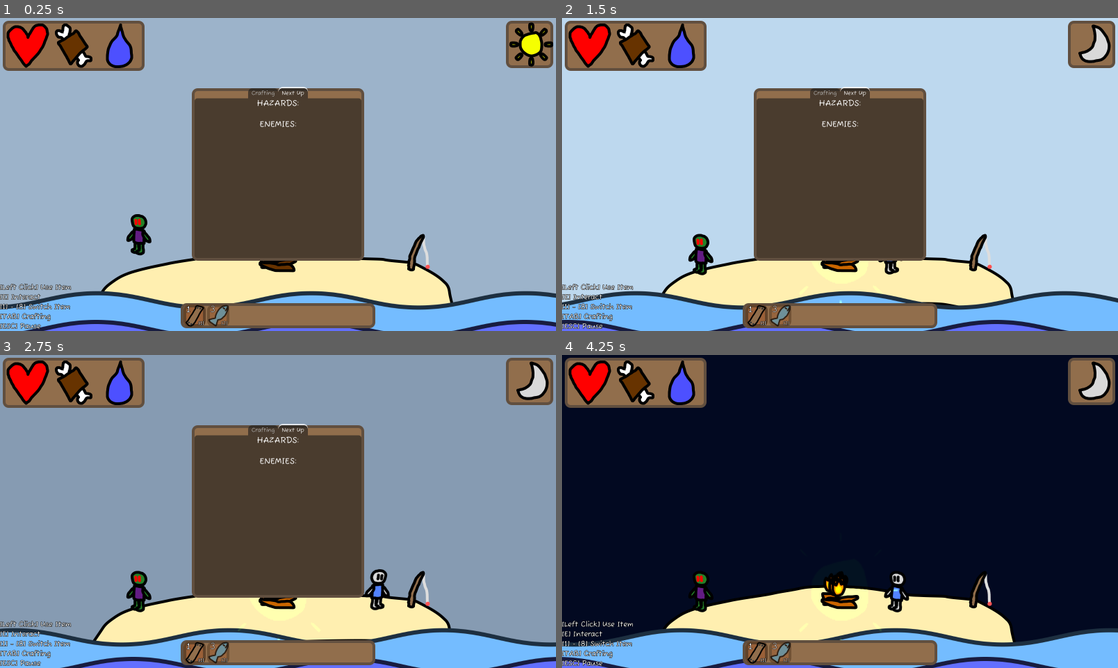
Above: before the commit, frames 1-4 (two rows, left to right).
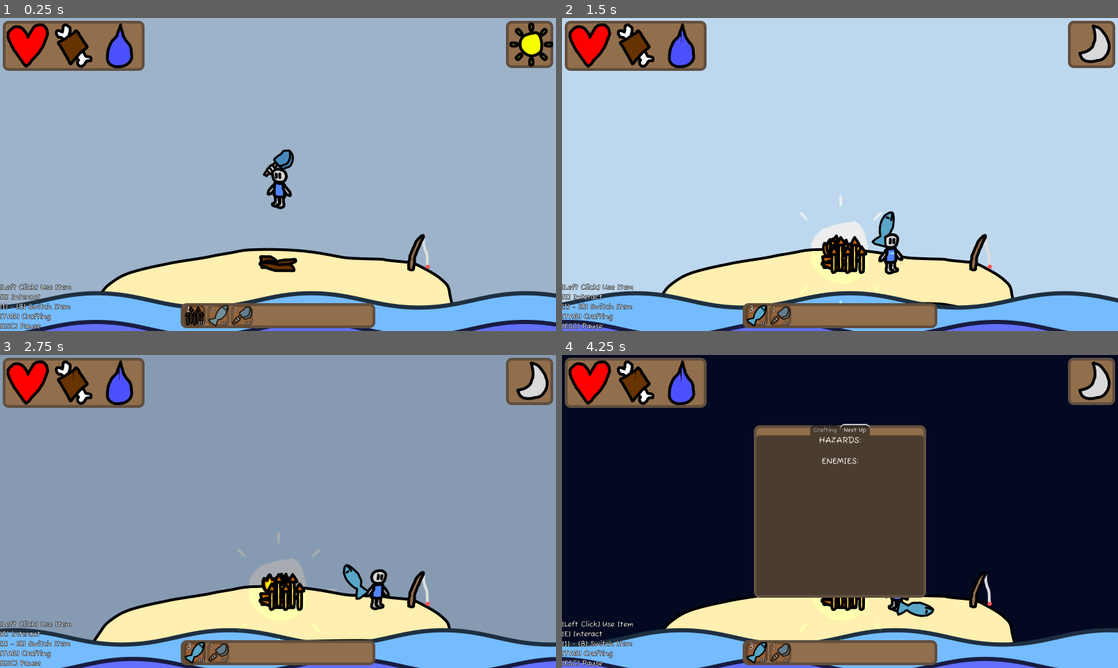
Above: after the commit, the same moments.

Repository: ToasterPanic/stranded
Game: Godot game, scene res://scenes/game.tscn
Same seed, same stepped clock (60 frames per second), same inputs: the game is played once before the commit and once after it.
Inputs (mouse positions are in pixels of both pictures, inside the frame that each line leads up to):
- Up to frame 1 (0.25 s): no input
- Up to frame 2 (1.5 s): tap Enter at 0.5 s; move the mouse to (962, 158) at 0.52 s; hold D (move_right) 0.53-1.28 s; tap E (interact) at 0.6 s; click (962, 158) at 0.8 s; move the mouse to (728, 190) at 1.27 s; hold S (move_down) from 1.28 s (still down); click (728, 190) at 1.35 s
- Up to frame 3 (2.75 s): tap E (interact) at 1.55, 2.1 s; move the mouse to (333, 442) at 2.02 s; release S (move_down) at 2.03 s; hold D (move_right) from 2.03 s (still down); click (333, 442) at 2.3 s
- Up to frame 4 (4.25 s): move the mouse to (812, 574) at 2.77 s; release D (move_right) at 2.78 s; hold W (move_up) 2.78-3.53 s; click (812, 574) at 2.85 s; tap E (interact) at 3.05 s; move the mouse to (1006, 558) at 3.52 s; hold A (move_left) from 3.53 s (still down); tap Alt at 3.6 s; click (1006, 558) at 3.8 s; tap Tab (inventory) at 4.15 s

The runs differ from the first frame. In frame 1, 18% of the frame differs, in the area x 22-66%, y 22-99%; in frame 2, 18%; in frame 3, 18%; in frame 4, 18%, in the area x 13-67%, y 4-99%.

Commit message:
UI improvements, item usage, hunger & thirst test

Diff:
--- a/project.godot
+++ b/project.godot
@@ -105,6 +105,16 @@
 "events": [Object(InputEventKey,"resource_local_to_scene":false,"resource_name":"","device":-1,"window_id":0,"alt_press …(191 unchanged characters)…
 ]
 }
+hotbar_item_8={
+"deadzone": 0.2,
+"events": [Object(InputEventKey,"resource_local_to_scene":false,"resource_name":"","device":-1,"window_id":0,"alt_pressed":false,"shift_pressed":false,"ctrl_pressed":false,"meta_pressed":false,"pressed":false,"keycode":0,"physical_keycode":57,"key_label":0,"unicode":57,"location":0,"echo":false,"script":null)
+]
+}
+hotbar_item_9={
+"deadzone": 0.2,
+"events": [Object(InputEventKey,"resource_local_to_scene":false,"resource_name":"","device":-1,"window_id":0,"alt_pressed":false,"shift_pressed":false,"ctrl_pressed":false,"meta_pressed":false,"pressed":false,"keycode":0,"physical_keycode":48,"key_label":0,"unicode":48,"location":0,"echo":false,"script":null)
+]
+}
 use_current_item={
 "deadzone": 0.2,
 "events": [Object(InputEventMouseButton,"resource_local_to_scene":false,"resource_name":"","device":-1,"window_id":0,"a …(258 unchanged characters)…
--- a/scenes/game.tscn
+++ b/scenes/game.tscn
@@ -17,10 +17,11 @@
 [ext_resource type="Texture2D" uid="uid://dam2angeehhcj" path="res://textures/hunger.png" id="10_dinhu"]
 [ext_resource type="Texture2D" uid="uid://cc6cke5o8cls7" path="res://textures/thirst.png" id="11_kvuet"]
 [ext_resource type="Texture2D" uid="uid://bgbtipb5bxaxs" path="res://textures/sun.png" id="13_trtic"]
-[ext_resource type="PackedScene" uid="uid://icnh3dfgs5d1" path="res://scenes/zombie.tscn" id="14_5newe"]
+[ext_resource type="Texture2D" uid="uid://nye46hclb4w4" path="res://textures/items/bug_net.png" id="14_5newe"]
 [ext_resource type="Texture2D" uid="uid://ya4fjhnknclv" path="res://textures/moon.png" id="14_ir15t"]
 [ext_resource type="PackedScene" uid="uid://cydbcpxrcgr5b" path="res://scenes/crafting_recipe_button.tscn" id="19_264po"]
 [ext_resource type="Texture2D" uid="uid://35wwfu7y5x5k" path="res://textures/items/axe.png" id="20_1kice"]
+[ext_resource type="Texture2D" uid="uid://cwvfdhlufnqm4" path="res://textures/directional_arrow.png" id="20_37s47"]
 
 [sub_resource type="RectangleShape2D" id="RectangleShape2D_ssvqc"]
 size = Vector2(99999, 64)
@@ -55,9 +56,8 @@
 radius = 24.0
 height = 128.0
 
-[sub_resource type="LabelSettings" id="LabelSettings_ssvqc"]
-font_size = 128
-outline_size = 12
+[sub_resource type="CircleShape2D" id="CircleShape2D_5newe"]
+radius = 56.0
 
 [sub_resource type="LabelSettings" id="LabelSettings_5newe"]
 font_size = 24
@@ -150,7 +150,7 @@
 position_smoothing_speed = 25.0
 
 [node name="StaticBody2D" type="StaticBody2D" parent="."]
-collision_layer = 5
+collision_layer = 21
 collision_mask = 5
 
 [node name="CollisionPolygon2D" type="CollisionPolygon2D" parent="StaticBody2D"]
@@ -240,8 +240,18 @@
 [node name="Sprite" type="Sprite2D" parent="Player"]
 texture = ExtResource("4_lbhrr")
 
-[node name="Zombie" parent="." instance=ExtResource("14_5newe")]
-position = Vector2(-404, 133)
+[node name="Item" type="Node2D" parent="Player"]
+
+[node name="ItemSprite" type="Sprite2D" parent="Player/Item"]
+position = Vector2(72, 0)
+rotation = -1.5707964
+scale = Vector2(0.75, -0.75)
+texture = ExtResource("14_5newe")
+
+[node name="SwingHitbox" type="Area2D" parent="Player/Item/ItemSprite"]
+
+[node name="CollisionShape2D" type="CollisionShape2D" parent="Player/Item/ItemSprite/SwingHitbox"]
+shape = SubResource("CircleShape2D_5newe")
 
 [node name="CanvasLayer" type="CanvasLayer" parent="."]
 
@@ -326,11 +336,10 @@
 grow_vertical = 2
 
 [node name="Day" type="TextureProgressBar" parent="CanvasLayer/Control/Time/HFlowContainer"]
-visible = false
 custom_minimum_size = Vector2(80, 80)
 layout_mode = 2
-max_value = 600.0
-value = 100.0
+max_value = 450.0
+value = 450.0
 fill_mode = 4
 texture_under = ExtResource("13_trtic")
 texture_progress = ExtResource("13_trtic")
@@ -339,8 +348,8 @@
 [node name="Night" type="TextureProgressBar" parent="CanvasLayer/Control/Time/HFlowContainer"]
 custom_minimum_size = Vector2(80, 80)
 layout_mode = 2
-max_value = 600.0
-value = 100.0
+max_value = 450.0
+value = 450.0
 fill_mode = 4
 texture_under = ExtResource("14_ir15t")
 texture_progress = ExtResource("14_ir15t")
@@ -354,6 +363,7 @@
 anchor_top = 1.0
 anchor_right = 0.5
 anchor_bottom = 1.0
+offset_top = -80.0
 offset_bottom = -8.0
 grow_horizontal = 2
 grow_vertical = 0
@@ -371,7 +381,6 @@
 grow_vertical = 2
 
 [node name="Tension" type="Panel" parent="CanvasLayer/Control"]
-visible = false
 custom_minimum_size = Vector2(560, 72)
 layout_mode = 1
 anchors_preset = -1
@@ -406,23 +415,23 @@
 value = 50.0
 show_percentage = false
 
-[node name="Label" type="Label" parent="CanvasLayer/Control/Tension"]
-layout_mode = 1
-anchors_preset = 8
-anchor_left = 0.5
-anchor_top = 0.5
-anchor_right = 0.5
-anchor_bottom = 0.5
-offset_left = -48.5
-offset_top = -10.5
-offset_right = 48.5
-offset_bottom = 10.5
-grow_horizontal = 2
-grow_vertical = 2
-text = "100%"
-label_settings = SubResource("LabelSettings_ssvqc")
+[node name="Arrow" type="TextureRect" parent="CanvasLayer/Control/Tension"]
+layout_mode = 1
+anchors_preset = 7
+anchor_left = 0.5
+anchor_top = 1.0
+anchor_right = 0.5
+anchor_bottom = 1.0
+offset_left = -20.0
+offset_top = -40.0
+offset_right = 20.0
+grow_horizontal = 2
+grow_vertical = 0
+pivot_offset = Vector2(64, 64)
+texture = ExtResource("20_37s47")
 
 [node name="Menu" type="Panel" parent="CanvasLayer/Control"]
+visible = false
 custom_minimum_size = Vector2(256, 72)
 layout_mode = 1
 anchors_preset = 8
@@ -604,4 +613,6 @@
 fit_content = true
 scroll_active = false
 
+[node name="Area2D" type="Area2D" parent="."]
+
 [connection signal="pressed" from="CanvasLayer/Control/Menu/TabContainer/Crafting/Panel/CraftButton" to="." method="_on_craft_button_pressed"]
--- a/scenes/mosquito.tscn
+++ b/scenes/mosquito.tscn
@@ -25,4 +25,5 @@
 [node name="CollisionShape2D" type="CollisionShape2D" parent="."]
 shape = SubResource("CapsuleShape2D_8fycp")
 
+[connection signal="area_entered" from="Hitbox" to="." method="_on_hitbox_area_entered"]
 [connection signal="body_entered" from="Hitbox" to="." method="_on_hitbox_body_entered"]
--- /dev/null
+++ b/scenes/wooden_spikes.tscn
@@ -0,0 +1,25 @@
+[gd_scene load_steps=4 format=3 uid="uid://yon7m13u4e0"]
+
+[ext_resource type="Texture2D" uid="uid://ctyw2l704qluw" path="res://textures/wooden_spikes.png" id="1_jrnwh"]
+[ext_resource type="Script" uid="uid://dn004lui55e0j" path="res://scripts/wooden_spikes.gd" id="1_y4jxb"]
+
+[sub_resource type="RectangleShape2D" id="RectangleShape2D_e1j6l"]
+size = Vector2(128, 128)
+
+[node name="WoodenSpikes" type="RigidBody2D"]
+collision_layer = 0
+collision_mask = 16
+script = ExtResource("1_y4jxb")
+
+[node name="Sprite2D" type="Sprite2D" parent="."]
+texture = ExtResource("1_jrnwh")
+
+[node name="CollisionShape2D" type="CollisionShape2D" parent="."]
+shape = SubResource("RectangleShape2D_e1j6l")
+
+[node name="WoodenSpikeHitbox" type="Area2D" parent="."]
+collision_layer = 8
+collision_mask = 8
+
+[node name="CollisionShape2D2" type="CollisionShape2D" parent="WoodenSpikeHitbox"]
+shape = SubResource("RectangleShape2D_e1j6l")
--- a/scripts/fishing_rod.gd
+++ b/scripts/fishing_rod.gd
@@ -64,10 +64,17 @@
 				return
 
 			hud.get_node("Tension/ProgressBar").value = tension
-			hud.get_node("Tension/Label").text = currentInput
+			if currentInput == "move_up":
+				hud.get_node("Tension/Arrow").rotation_degrees += (0 - hud.get_node("Tension/Arrow").rotation_degrees) * 0.1333
+			elif currentInput == "move_down":
+				hud.get_node("Tension/Arrow").rotation_degrees += (180 - hud.get_node("Tension/Arrow").rotation_degrees) * 0.1333
+			elif currentInput == "move_left":
+				hud.get_node("Tension/Arrow").rotation_degrees += (-90 - hud.get_node("Tension/Arrow").rotation_degrees) * 0.1333
+			elif currentInput == "move_right":
+				hud.get_node("Tension/Arrow").rotation_degrees += (90 - hud.get_node("Tension/Arrow").rotation_degrees) * 0.1333
 		else:
 			if lastChance > 4:
-				lastChance = 0
+				lastChance = 1.5
 				if randi_range(0, 0) == 0:
 					print("TEST")
 					reeling = true
@@ -95,12 +102,17 @@
 				reeling = false
 
 				var chance = randi_range(0, 2)
-				var loot_table = null
+				var loot_table = world.next_fishing_loot_table
+				world.next_fishing_loot_table = null
 
-				if chance == 0:
-					loot_table = Global.loot_tables["fish_fishing"]
+				if loot_table:
+					print(loot_table)
+					loot_table = Global.loot_tables[loot_table]
 				else:
-					loot_table = Global.loot_tables["gear_fishing"]
+					if chance == 0:
+						loot_table = Global.loot_tables["fish_fishing"]
+					else:
+						loot_table = Global.loot_tables["gear_fishing"]
 
 				var item = loot_table[randi_range(0, loot_table.size() - 1)]
 
@@ -122,7 +134,7 @@
 
 				fishing = true
 				reeling = false
-				lastChance = -2
+				lastChance = 0
 
 				n.busy = true
 				n.can_move = false
--- a/scripts/game.gd
+++ b/scripts/game.gd
@@ -6,6 +6,7 @@
 var world_state = "day"
 
 var lastSpawn = 0
+var next_fishing_loot_table = null
 
 var item_button_scene = preload("res://scenes/item_button.tscn")
 var crafting_recipe_button_scene = preload("res://scenes/crafting_recipe_button.tscn")
@@ -41,7 +42,6 @@
 
 func _process(delta: float) -> void:
 	time += delta
-	world_time += delta
 
 	hud.get_node("Icons/Container/Health").value = player.health
 	hud.get_node("Icons/Container/Hunger").value = player.hunger
@@ -49,7 +49,9 @@
 
 	if world_state == "night":
 		# Nights should be 60 seconds long
-		world_time += delta * (60/450)
+		world_time += delta * (450 / 30)
+	else:
+		world_time += delta
 
 	if world_time > 450:
 		world_time = 0
@@ -66,14 +68,14 @@
 	if world_state == "day":
 		$NightSky.modulate.a /= 1.1
 		hud.get_node("Time/HFlowContainer/Day").visible = true
-		hud.get_node("Time/HFlowContainer/Day").value = 600 - world_time
+		hud.get_node("Time/HFlowContainer/Day").value = 450 - world_time
 		hud.get_node("Time/HFlowContainer/Night").visible = false
 	elif world_state == "night":
 		if $NightSky.modulate.a < 0.01:
 			$NightSky.modulate.a = 0.01
 		$NightSky.modulate.a /= 0.98
 		hud.get_node("Time/HFlowContainer/Night").visible = true
-		hud.get_node("Time/HFlowContainer/Night").value = 600 - world_time
+		hud.get_node("Time/HFlowContainer/Night").value = 450 - world_time
 		hud.get_node("Time/HFlowContainer/Day").visible = false
 
 		lastSpawn += delta
@@ -183,7 +185,7 @@
 
 
 func _on_craft_button_pressed() -> void:
-	if player.inventory.size() >= 8:
+	if player.inventory.size() >= 10:
 		return
 
 	if not crafting_menu_panel.get_meta("recipe"):
--- a/scripts/global.gd
+++ b/scripts/global.gd
@@ -32,6 +32,10 @@
 	"bug_net": {
 		"name": "Bug Net",
 		"description": "Catches bugs.",
+	},
+	"wooden_spikes": {
+		"name": "Wooden Spikes",
+		"description": "A trap for unsuspecting intruders.\n\n[Left Click] to place.",
 	}
 }
 
@@ -56,6 +60,24 @@
 				"amount": 2
 			},
 		]
+	},
+	"wooden_spikes": {
+		"amount": 1,
+		"ingredients": [
+			{
+				"id": "planks",
+				"amount": 5
+			}
+		]
+	},
+	"wood_bait": {
+		"amount": 2,
+		"ingredients": [
+			{
+				"id": "planks",
+				"amount": 1
+			}
+		]
 	}
 }
 
@@ -71,6 +93,7 @@
 		"enemies": [
 			"mosquito"
 		],
+		"length": 30,
 	},
 	1: {
 		"hazards": [
@@ -79,6 +102,7 @@
 		"enemies": [
 			"mosquito"
 		],
+		"length": 30,
 	},
 	2: {
 		"hazards": [
@@ -136,7 +160,7 @@
 			"amount": 2,
 			"chance": 3
 		}
-	]
+	],
 }
 
 func _ready() -> void:
--- a/scripts/mosquito.gd
+++ b/scripts/mosquito.gd
@@ -29,3 +29,11 @@
 
 		position = Vector2(9e10, 9e10)
 		queue_free()
+
+
+func _on_hitbox_area_entered(area: Area2D) -> void:
+	print(area)
+	if area.get_name() == "SwingHitbox":
+		if player.inventory[player.selected_item].id == "bug_net":
+			position = Vector2(9e10, 9e10)
+			queue_free()
--- a/scripts/player.gd
+++ b/scripts/player.gd
@@ -2,14 +2,20 @@
 
 var inventory = [
 	{
-		"id": "planks",
+		"id": "wooden_spikes",
 		"amount": 1
 	},
 	{
 		"id": "fish",
 		"amount": 3
+	},
+	{
+		"id": "bug_net",
+		"amount": 1
 	}
 ]
+
+@onready var world = get_parent()
 
 var selected_item = 0
 var busy = false
@@ -19,12 +25,17 @@
 var hunger = 100
 var thirst = 100
 
+var wooden_spikes_scene = preload("res://scenes/wooden_spikes.tscn")
 
 func add_item(id: String, amount: int) -> bool:
 	for n in inventory:
 		if n.id == id:
 			n.amount += amount
 
+			if n.amount < 1:
+				inventory.erase(n)
+
+			_init_reload_held_item()
 			return true
 
 	var item = {
@@ -37,14 +48,69 @@
 
 	inventory.push_back(item)
 
+	_init_reload_held_item()
 	return true
+
+var swing = false
+var swing_speed = 360
 
 func _process(delta: float) -> void:
 	velocity.y += 20
 	velocity.x = 0
 
+	hunger -= delta / 3
+	thirst -= delta / 2.5
+
 	rotation_degrees /= 1.1
 	$Sprite.position.y /= 1.1
+
+	var angle = (get_global_mouse_position() - global_position).normalized().angle()
+
+	if typeof(swing) != typeof(false):
+		$Item.rotation = angle
+		swing += delta * swing_speed
+
+		if (rad_to_deg(angle) > -90) and (rad_to_deg(angle) < 90):
+			$Item.rotation_degrees += swing
+		else:
+			$Item.rotation_degrees -= swing
+
+		if swing > 90:
+			swing = false
+			busy = false
+			$Item/ItemSprite/SwingHitbox.position.y = 9e10
+
+			if inventory[selected_item].id == "wood_bait":
+				world.next_fishing_loot_table = "gear_fishing"
+
+				add_item("wood_bait", -1)
+			elif inventory[selected_item].id == "wooden_spikes":
+				var wooden_spikes = wooden_spikes_scene.instantiate()
+
+				wooden_spikes.position = position
+
+				if (rad_to_deg(angle) > -90) and (rad_to_deg(angle) < 90):
+					wooden_spikes.position.x += 128
+				else:
+					wooden_spikes.position.x -= 128
+
+				world.add_child(wooden_spikes)
+
+				add_item("wooden_spikes", -1)
+	else:
+		$Item.rotation = angle
+
+	if Input.is_action_just_pressed("use_current_item") and not busy:
+		$Item/ItemSprite/SwingHitbox.position.y = 0
+		swing = -90
+		busy = true
+
+	if (rad_to_deg(angle) > -90) and (rad_to_deg(angle) < 90):
+		$Item/ItemSprite.scale.x = 0.75
+		$Item/ItemSprite.scale.y = -0.75
+	else:
+		$Item/ItemSprite.scale.x = -0.75
+		#$Item/ItemSprite.scale.y = 0.75
 
 	if Input.is_action_pressed("move_left"):
 		velocity.x -= 200
@@ -62,7 +128,13 @@
 		while i < inventory.size():
 			if Input.is_action_pressed("hotbar_item_" + str(i)):
 				selected_item = i
+				$Item/ItemSprite.texture = load("res://textures/items/"+ inventory[i].id + ".png")
 
 			i += 1
 
 	if can_move: move_and_slide()
+
+func _init_reload_held_item():
+	if inventory.size() - 1 < selected_item:
+		selected_item = inventory.size() - 1
+	$Item/ItemSprite.texture = load("res://textures/items/"+ inventory[selected_item].id + ".png")
--- /dev/null
+++ b/scripts/wooden_spikes.gd
@@ -0,0 +1,7 @@
+extends RigidBody2D
+
+var durability = 10
+
+func _process(delta: float) -> void:
+	if durability < 1:
+		queue_free()
Not shown: 1 places in scenes/game.tscn that only renumber resources
Not shown, added: scripts/wooden_spikes.gd.uid
Binary file added: textures/directional_arrow.png
Not shown, added: textures/directional_arrow.png.import
Binary file added: textures/items/purified_water.png
Binary file added: textures/items/unpurified_water.png
Binary file added: textures/items/wooden_spikes.png
Not shown, added: textures/items/wooden_spikes.png.import
Binary file added: textures/wooden_spikes.png
Not shown, added: textures/wooden_spikes.png.import
